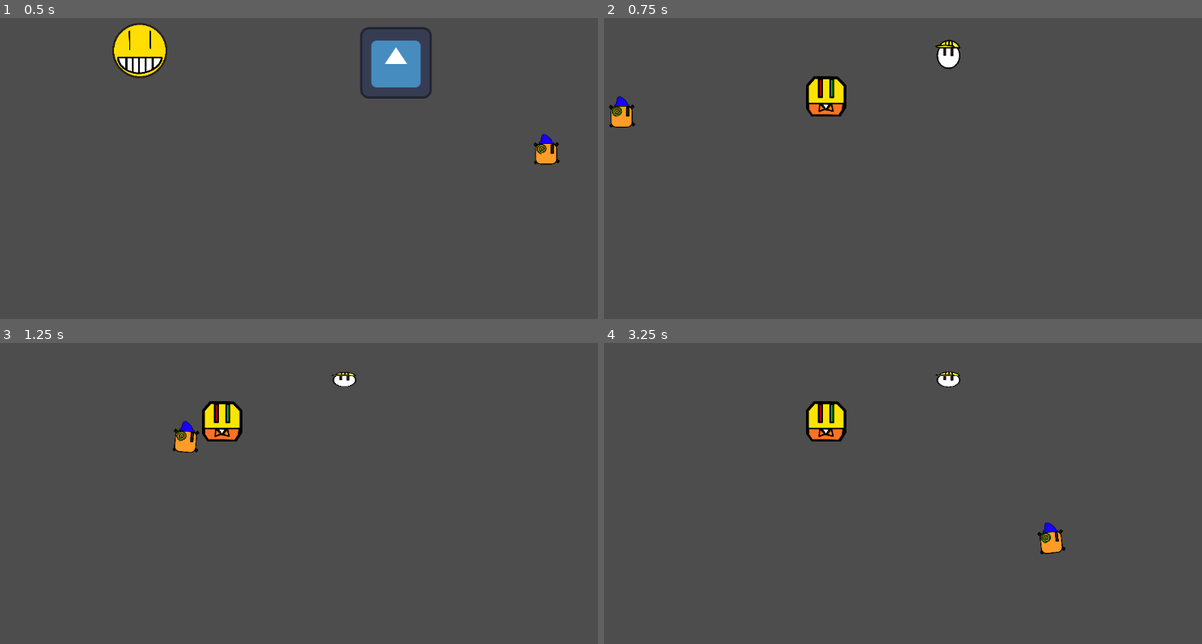
Above: before the commit, frames 1-4 (two rows, left to right).
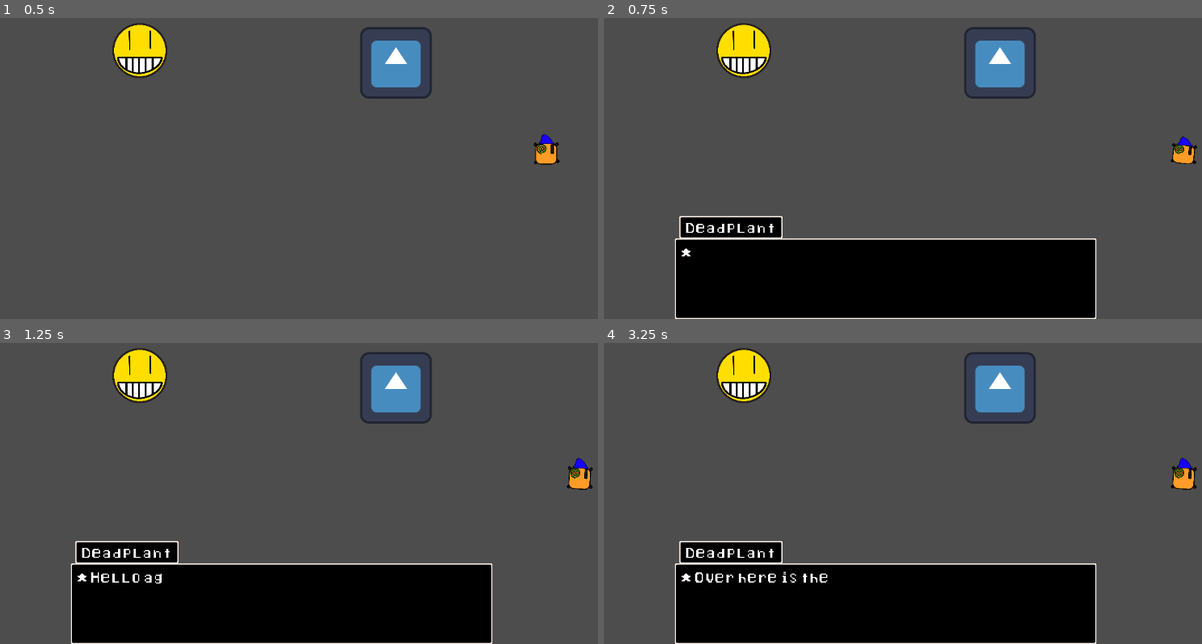
Above: after the commit, the same moments.

Repository: DeadPlant09/Godot-Dialogue-system
Game: Godot game, scene res://Scene's/Area's/Room 1.tscn
The game is run twice, just before and just after one commit, with the same random seed, the same clock (stepped at 60 frames per second) and the same inputs. The engine's default icon, where the game draws it, is replaced by a stand-in: a white triangle on a blue panel in a dark square.
Inputs:
- Up to frame 1 (0.5 s): no input
- Up to frame 2 (0.75 s): hold Right (Right) from 0.53 s (still down); hold E (Continue) from 0.53 s (still down)
- Up to frame 3 (1.25 s): keep holding Right (Right); keep holding E (Continue)
- Up to frame 4 (3.25 s): release Right (Right) at 1.28 s; release E (Continue) at 1.28 s; hold Down (Down) 1.28-2.03 s; tap E (Continue) at 1.35, 2.85 s; hold Right (Right) 2.03-2.78 s; hold E (Continue) 2.03-2.78 s; hold Up (Up) from 2.78 s (still down)

Frame 1 is identical in both runs. In frame 2, 25% of the frame differs, in the area x 0-100%, y 1-100%; in frame 3, 25%; in frame 4, 25%.

Commit message:
Character name, and ninepatch box
the reason why it didnt work before was because of frame delay

Diff:
--- a/Resourses/MAIN.json
+++ b/Resourses/MAIN.json
@@ -1,6 +1,6 @@
 {
 	"1":[
-	{"Name": "Deadplant", "Text": "* Hello, and welcome to my [color=green] dialogue system[/color].", "pause":[20]},
+	{"Name": "Deadplant", "Text": "* Hello, and welcome to my [color=green] dialogue system[/color].", "pause":[20], "can move": true},
 	{"Name": "Deadplant", "Text": "* If you need help open my Guide file, the files\n	 you need to move to your own project are in\n	 there."},
 	{"Name": "Deadplant", "Text": "* But if you just want the basic run down then\n	 press \"Z\" to interact which can be changed\n	 from the default input map and \"X\" to skip\n	 dialouge which can be changed from the\n	custom input map in the settings"},
 	{"Name": "Deadplant", "Text": "* To run dialouge easly use the \"Run_dialouge\" method but besides that Enjoy!"}
--- a/Resourses/NPC.json
+++ b/Resourses/NPC.json
@@ -3,7 +3,7 @@
 	{"Name": "Prisoner", "Text": "* Sir I need your help!"},
 	{"Name": "Dezzy", "Text": "* ...You need my help?"},
 	{"Name": "Prisoner", "Text": "* Yeah! I accidentally crashed into my prison,\n	 and I don't want to spend another 20 years\n	ther for playing GTA® real life!", "pause at ending": false},
-	{"Name": "Dezzy", "Text": "* I dunno this shit is kind of on you", "reactions": ["Prisoner", 0, "F***K!"]},
+	{"Name": "Dezzy", "Text": "* I dunno this shit is kind of on you", "Reactions": ["Prisoner", 0, "F***K!"]},
 	],
 	"2":[
 		{"Name": "Prisoner", "Text": "* Well fine! I dont need your help anyway \n*	Loser"},
--- a/Resourses/Objects.json
+++ b/Resourses/Objects.json
@@ -4,7 +4,7 @@
 		{"Name": "Emoji", "Text": "* Did you know the earth is [wave]flat?", "Choices": ["Sure","Your crazy","",""], "Responses": [2,4,0,0], "Aftermath": [3,5,0,0]}
 	],
 	"2":[
-		{"Name": "Dezzy", "Text": "* \"of course!\"", "Screen position": [0, -472]},
+		{"Name": "Dezzy", "Text": "* \"of course!\"", "Screen position": [0, -456]},
 		{"Name": "Dezzy", "Text": "* kind of how the sky is red!", "Screen position": [0, 0]}
 	],
 	"3":[
@@ -17,7 +17,7 @@
 		{"Name": "Dezzy", "Text": "* No its not you tinfoil hat, no life,\n	  basement dweller"}
 	],
 	"5":[
-		{"Name": "Emoji", "Text":"* Oh dont worry it will be once I run you over", "Skipable": false},
+		{"Name": "Emoji", "Text":"* Oh dont worry it will be once I run you over", "skipable": false},
 		{"Name": "Dezzy", "Text":"* You know holding a gun that can launch you to space? \n try anything and you see whos right"}
 	],
 	"6":[
@@ -28,10 +28,10 @@
 		{"Name":"Godot icon", "Text":"* Pft, spherehead's... wait."}
 	],
 	"8":[
-		{"Name":"Godot icon", "Text":"* did you know the earth is?-","Speed": 0.03,"pause at ending": false, "Auto Skip": true},
+		{"Name":"Godot icon", "Text":"* did you know the earth is?-","Speed": 0.03,"pause at ending": false, "auto skip": true},
 		{"Name":"Dezzy", "Text":"* Im going to stop you right there\n	because ive hered this all before from\n	 a talking emoji."}
 	],
 	"9":[
-		{"Name":"Godot icon", "Text":"* sheesh all i was going to say was\n	that the earth is round.","pause": [8], "reactions": ["Dezzy", 2, "[color=orange]* Oh sure you\n	 were!", "Emoji", 0, "* I can hear\n	from there and\n	 your wrong!"]}
+		{"Name":"Godot icon", "Text":"* sheesh all i was going to say was\n	that the earth is round.","pause": [8], "Reactions": ["Dezzy", 2, "[color=orange]* Oh sure you\n	 were!", "Emoji", 0, "* I can hear\n	from there and\n	 your wrong!"]}
 	]
 }
--- a/Scene's/Area's/Room 1.tscn
+++ b/Scene's/Area's/Room 1.tscn
@@ -20,6 +20,8 @@
 size = Vector2(130, 128)
 
 [node name="Room 1" type="Node2D"]
+
+[node name="Startup Cutscene" parent="." instance=ExtResource("8_drkqx")]
 
 [node name="Dezzy" parent="." instance=ExtResource("2_uh20n")]
 position = Vector2(1050, 348)
@@ -46,8 +48,6 @@
 position = Vector2(1184, 326)
 shape = SubResource("RectangleShape2D_drkqx")
 
-[node name="Startup Cutscene" parent="." instance=ExtResource("8_drkqx")]
-
 [node name="Move rooms Cutscene" parent="." instance=ExtResource("8_drkqx")]
 position = Vector2(1121, 319)
 collision_mask = 2
@@ -55,7 +55,6 @@
 
 [node name="CollisionShape2D" type="CollisionShape2D" parent="Move rooms Cutscene"]
 shape = SubResource("RectangleShape2D_sckux")
-disabled = true
 
 [node name="Godot Icon" type="Sprite2D" parent="."]
 position = Vector2(780, 190)
--- a/Scene's/UI/diauloge systerm.tscn
+++ b/Scene's/UI/diauloge systerm.tscn
@@ -351,8 +351,8 @@
 anchor_right = 0.014
 anchor_bottom = 0.025
 offset_left = 208.0
-offset_top = 456.0
-offset_right = 391.44
+offset_top = 464.0
+offset_right = 223.44
 offset_bottom = 503.0
 texture = ExtResource("2_taeu3")
 patch_margin_left = 3
@@ -365,13 +365,13 @@
 clip_contents = false
 layout_mode = 0
 offset_left = 216.0
-offset_top = 464.0
-offset_right = 384.0
-offset_bottom = 496.0
+offset_top = 468.0
+offset_right = 216.0
+offset_bottom = 500.0
 bbcode_enabled = true
-text = "Default "
+fit_content = true
 scroll_active = false
-autowrap_mode = 2
+autowrap_mode = 0
 tab_size = 5
 
 [node name="Character Profile" type="Sprite2D" parent="Dialogue UI/Sprites"]
@@ -389,6 +389,7 @@
 offset_right = 944.0
 offset_bottom = 632.0
 bbcode_enabled = true
+fit_content = true
 scroll_active = false
 autowrap_mode = 2
 tab_size = 5
--- /dev/null
+++ b/save_conv_temp.cfg
@@ -0,0 +1,3 @@
+[conversations]
+
+"Godot Icon"=[6, 7]
--- a/scripts/Objects/Dezzy.gd
+++ b/scripts/Objects/Dezzy.gd
@@ -9,7 +9,7 @@
 @onready var image = $Image
 # Movement
 func _physics_process(_delta):
-	if Diauloge_Systerm.Deactivated == true:
+	if Diauloge_Systerm.Deactivated == true and not Diauloge_Systerm.can_move:
 		SPEED = 0
 	else:
 		SPEED = 10
--- a/scripts/UI/dialogue_systerm.gd
+++ b/scripts/UI/dialogue_systerm.gd
@@ -40,6 +40,7 @@
 # option variables
 @export var Debug_output:bool
 var in_Cutscene = false
+var can_move = false
 var emit_custom:Array = [false]:
 	set(new_value):
 		emit_custom = new_value # nessasary
@@ -129,10 +130,11 @@
 func set_up_dialogue_options():
 	Profile_index = int(in_current_dialogue.get('Face', 0))
 	Character_Voice.volume_db = in_current_dialogue.get('volume', 0.0)
+	can_move = in_current_dialogue.get('can move', false)
 	skipable = in_current_dialogue.get('skipable', true)
 	play_voice = in_current_dialogue.get('voice', true)
 	auto_skip = in_current_dialogue.get('Auto Skip', false)
-	wait_for_responses = in_current_dialogue.get('Choices') or in_current_dialogue.get('reactions')
+	wait_for_responses = in_current_dialogue.get('Choices') or in_current_dialogue.get('Reactions')
 	pause_at_ending_of_sentence =  in_current_dialogue.get('pause at ending', true)
 	just_show_text = in_current_dialogue.get('just text', false)
 	hide_profile = in_current_dialogue.get('hide profile', false)
@@ -145,7 +147,8 @@
 	Character_Text.visible_ratio = 0 # when you change your character profile reste the visable text to 0
 	# reset the postion and size to defaults
 	Character_Voice.stream = load(Voice_path + "Default dialogue voice.wav")
-	#print("reset")
+
+	Sprites.get_child(2).text = in_current_dialogue["Name"]
 
 	if FileAccess.file_exists(Voice_path + str(in_current_dialogue['Name']) + " voice.wav"):
 		Character_Voice.stream = load(Voice_path + str(in_current_dialogue['Name']) + " voice.wav")
@@ -171,7 +174,6 @@
 		dialogue_ui.position.x = in_current_dialogue['Screen position'][0]
 		dialogue_ui.position.y = in_current_dialogue['Screen position'][1]
 
-
 	Character_Text.text = in_current_dialogue['Text']
 	scrolling_text(Character_Text, in_current_dialogue.get('Speed', 0.05)) # make the charcter text scroll after you set it
 
@@ -208,7 +210,10 @@
 
 			play_voice = true
 		if Debug_output:print(e)
+
 		await get_tree().create_timer(Speed).timeout #every  0.05 seconds times the length of the text
+
+		Sprites.get_child(1).size.x = Sprites.get_child(2).size.x + 24
 
 		if text_node.visible_characters >= parsed_text_length or Input.is_action_pressed("Skip_Text") and skipable and not auto_skip: # if the text is skiped or all the parse text it shown
 			text_node.visible_characters = text_node.text.length() # set the visable characters to the full length
@@ -231,7 +236,7 @@
 		has_dialogue_ran = true
 
 		# after dialouge
-		if not choices_exsist: show_reactions() #if there are choices there can be any reactions
+		if not choices_exsist: show_reactions() #if there are choices there can be any Reactions
 		if auto_skip: Next_Dialogue()
 
 
@@ -255,9 +260,11 @@
 				options.show()
 				options.get_child(index).visible = true
 				options.get_child(index).text = Choices[index]
-				if Choices.size() == 1:
-					options.get_child(0).grab_focus()
+
+				if Choices.size() == 1: options.get_child(0).grab_focus()
+
 				if Debug_output: print(options.get_child(index).text)
+
 				if Choice_Responces[index] != 0:
 					options.get_child(index).pressed.connect(func():
 						change_to_choice_dialouge(index)
@@ -271,16 +278,16 @@
 func show_reactions():
 	var react = 0
 	var move_index_up_by = 0
-	if in_current_dialogue.get('reactions'):
+	if in_current_dialogue.get('Reactions'):
 		for R in Reactions:
-			if move_index_up_by >= in_current_dialogue['reactions'].size(): break
+			if move_index_up_by >= in_current_dialogue['Reactions'].size(): break
 
 			Reactions[react].get_child(1).text = ""
-			if FileAccess.file_exists(Profile_path + str(in_current_dialogue['reactions'][0 + move_index_up_by]) + " Profile.png"):
-				Reactions[react].get_child(0).texture = load(Profile_path + str(in_current_dialogue['reactions'][0 + move_index_up_by]) + " Profile.png")
-				Reactions[react].get_child(0).frame = int(in_current_dialogue['reactions'][1 + move_index_up_by])
-
-			Reactions[react].get_child(1).text =  in_current_dialogue.get('reactions', ["",0,""])[2 + move_index_up_by]
+			if FileAccess.file_exists(Profile_path + str(in_current_dialogue['Reactions'][0 + move_index_up_by]) + " Profile.png"):
+				Reactions[react].get_child(0).texture = load(Profile_path + str(in_current_dialogue['Reactions'][0 + move_index_up_by]) + " Profile.png")
+				Reactions[react].get_child(0).frame = int(in_current_dialogue['Reactions'][1 + move_index_up_by])
+
+			Reactions[react].get_child(1).text =  in_current_dialogue.get('Reactions', ["",0,""])[2 + move_index_up_by]
 			react += 1
 			move_index_up_by += 3
 
@@ -293,7 +300,7 @@
 
 func _on_overlap_detection_body_entered(body: Node2D) -> void:
 	if visible == false:
-		dialogue_ui.position.y = -472
+		dialogue_ui.position.y = -456
 
 func _on_overlap_detection_body_exited(body: Node2D) -> void:
 	if visible == false:
@@ -302,7 +309,7 @@
 
 func _on_overlap_detection_area_entered(area: Area2D) -> void:
 	if  visible == false:
-		dialogue_ui.position.y = -472
+		dialogue_ui.position.y = -456
 
 func change_to_choice_dialouge(choice): # cannot get path to 'Responses' in  this function spisificly
 	conversation_id = int(Choice_Responces[choice])
